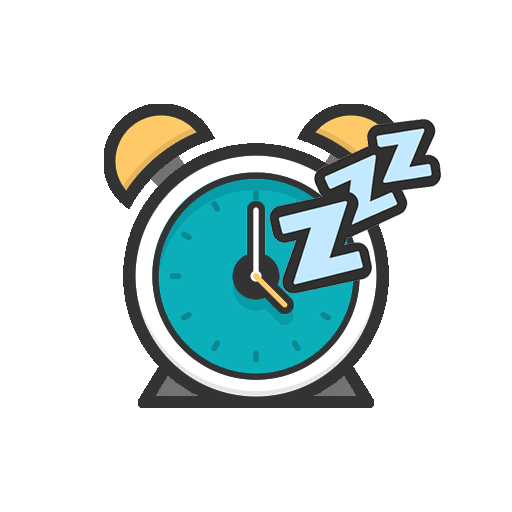
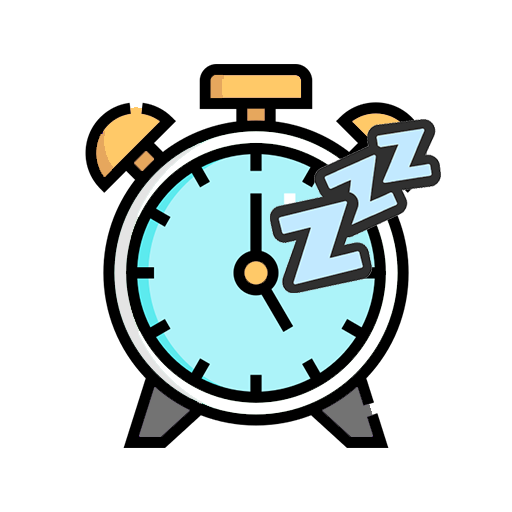
The second (512, 512) image is a revision of the first. Changes to its layers:
renamed "Livello 1" to "8787875", painted on it over (85, 64, 427, 448)
